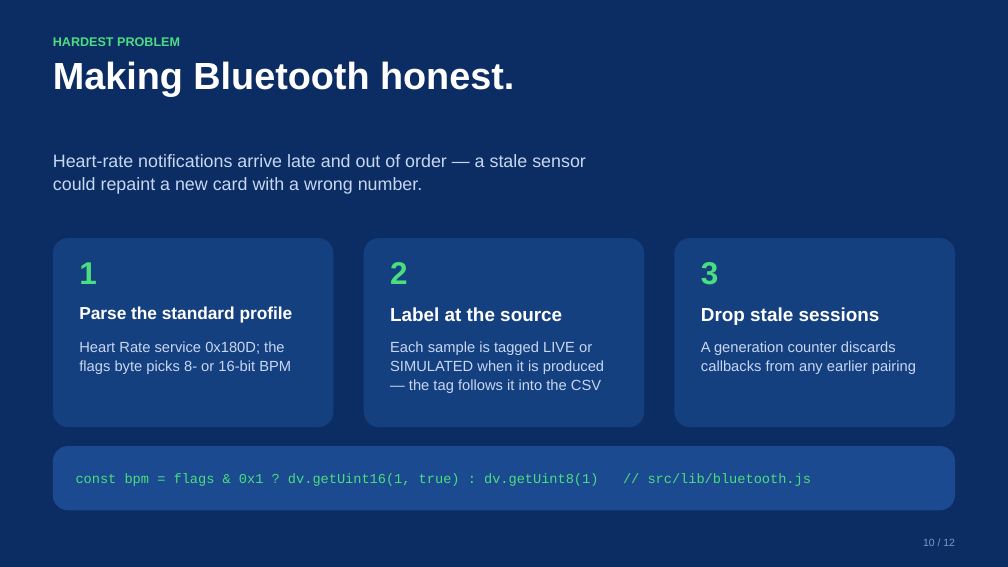
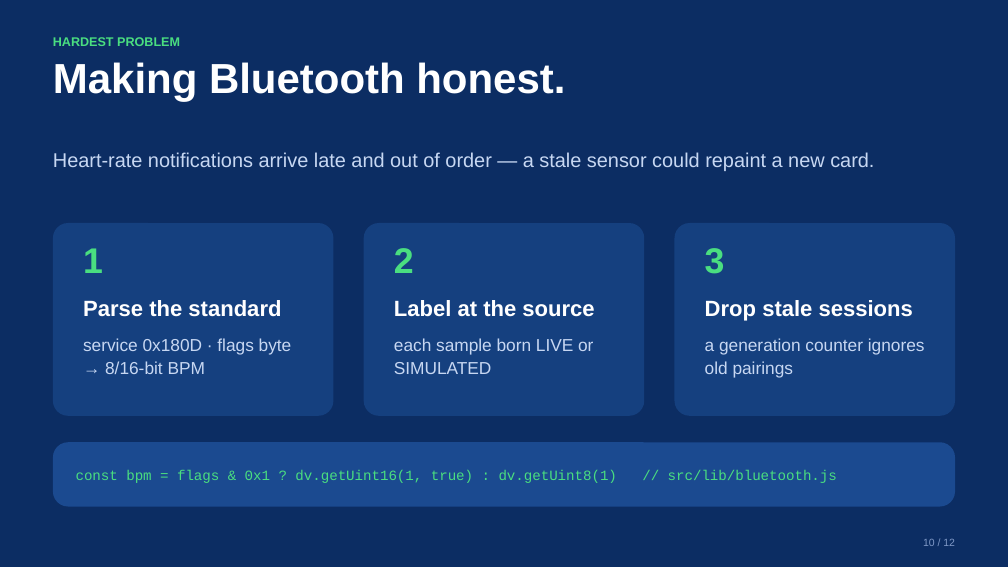
Before and after one commit to engineer2025-sudo/Care, a slide deck: slide 10 of pitch/CareSphere_Congressional_App_Challenge_Deck.pptx. Drawn at 1008x567 pixels with LibreOffice and Linux fonts; fonts in the diff are those of the drawing. Boxes give left, top, right and bottom in pixels: in the first picture for what was removed or moved away, otherwise in the second. Text is boxed around its words. In the diff, an @@ line names an element or a change of style, - is before the commit and + after.

```diff
--- a/pitch/CareSphere_Congressional_App_Challenge_Deck.pptx
+++ b/pitch/CareSphere_Congressional_App_Challenge_Deck.pptx
@@ text "Making Bluetooth honest." at box(53, 62, 565, 101): size 36 to 40 pt; line spacing 40.3pt to 44.8pt @@
@@ text at box(53, 152, 874, 171): text changed; size 17 to 19 pt @@
-Heart-rate notifications arrive late and out of order — a stale sensor could repaint a new card with a wrong number.
+Heart-rate notifications arrive late and out of order — a stale sensor could repaint a new card.
@@ rounded rectangle: place and size @@
-rounded rectangle at box(53, 238, 333, 427)
+rounded rectangle at box(53, 223, 333, 416)
@@ text "1": place and size @@
-text "1" at box(79, 262, 97, 284)
+text "1" at box(83, 248, 103, 273)
@@ rounded rectangle: place and size @@
-rounded rectangle at box(364, 238, 644, 427)
+rounded rectangle at box(364, 223, 644, 416)
@@ text "2": place and size @@
-text "2" at box(390, 262, 408, 284)
+text "2" at box(394, 248, 414, 273)
@@ proportions changed in 3 elements at box(53, 223, 333, 416), box(364, 223, 644, 416), box(675, 223, 955, 416) @@
@@ rounded rectangle: place and size @@
-rounded rectangle at box(675, 238, 955, 427)
+rounded rectangle at box(675, 223, 955, 416)
@@ size 30 to 34 pt; line spacing 36pt to 40.8pt in 3 elements at box(83, 248, 103, 273), box(394, 248, 414, 273), box(705, 248, 725, 274) @@
@@ text "3": place and size @@
-text "3" at box(701, 262, 719, 285)
+text "3" at box(705, 248, 725, 274)
@@ text "Label at the source": place and size @@
-text "Label at the source" at box(390, 307, 562, 321)
+text "Label at the source" at box(394, 300, 594, 317)
@@ text "Label at the source" at box(394, 300, 594, 317): size 18 to 21 pt; line spacing 21.6pt to 25.2pt @@
@@ text "Drop stale sessions" at box(705, 300, 913, 321): size 18 to 21 pt; line spacing 21.6pt to 25.2pt @@
@@ text "Drop stale sessions": place and size @@
-text "Drop stale sessions" at box(701, 307, 880, 325)
+text "Drop stale sessions" at box(705, 300, 913, 321)
@@ text at box(83, 300, 281, 317): text changed; size 16.5 to 21 pt @@
-Parse the standard profile
+Parse the standard
@@ text at box(83, 338, 292, 374): text changed; size 14 to 16.5 pt @@
-Heart Rate service 0x180D; the flags byte picks 8- or 16-bit BPM
+service 0x180D · flags byte → 8/16-bit BPM
@@ text at box(394, 338, 593, 374): text changed; size 14 to 16.5 pt @@
-Each sample is tagged LIVE or SIMULATED when it is produced — the tag follows it into the CSV
+each sample born LIVE or SIMULATED
@@ text at box(705, 338, 925, 378): text changed; size 14 to 16.5 pt @@
-A generation counter discards callbacks from any earlier pairing
+a generation counter ignores old pairings
@@ rounded rectangle: place and size @@
-rounded rectangle at box(53, 446, 955, 510)
+rounded rectangle at box(53, 442, 955, 507)
@@ text "const bpm = flags & ..." at box(76, 470, 837, 483): size 13 to 13.5 pt; line spacing 15.6pt to 16.2pt @@
```
Also in this commit, not shown: 11 other slides changed, 17 other files.
